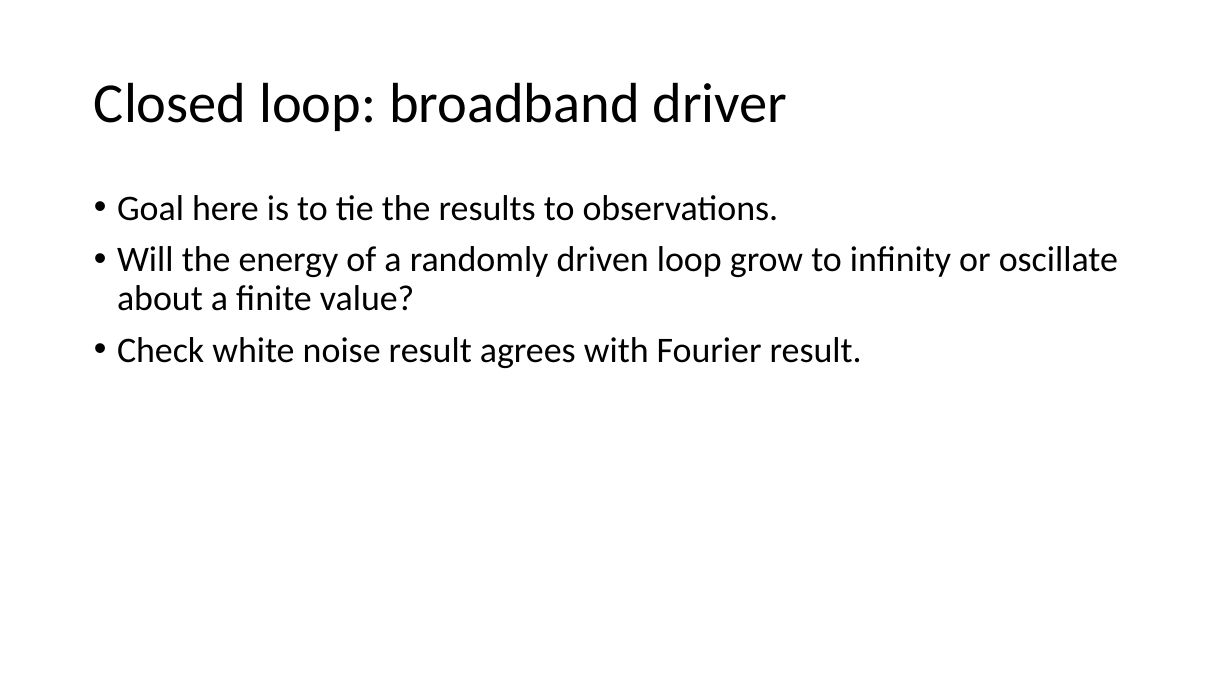
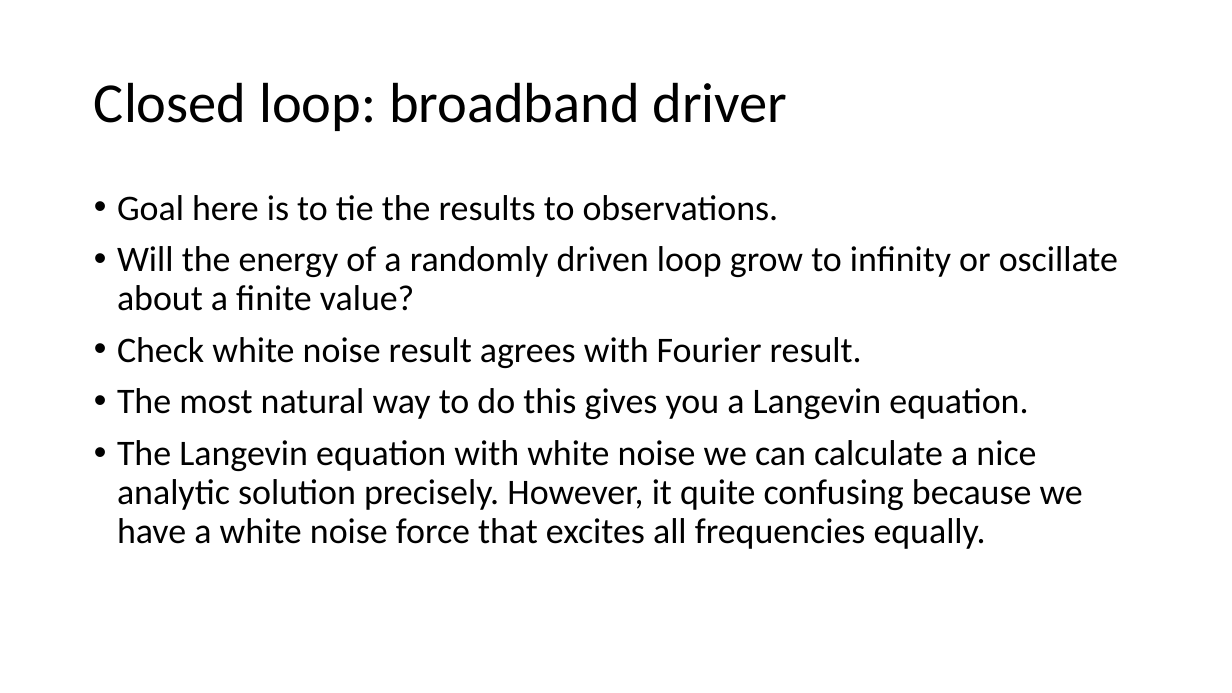
Before and after one commit to aleksyprok/apkp_thesis, a slide deck: slide 10 of Presentation/thesis_overview.pptx (slide 8 before the commit). Drawn at 1232x693 pixels with LibreOffice and Linux fonts; fonts in the diff are those of the drawing. Boxes give left, top, right and bottom in pixels: in the first picture for what was removed or moved away, otherwise in the second. Text is boxed around its words. In the diff, an @@ line names an element or a change of style, - is before the commit and + after.

```diff
--- a/Presentation/thesis_overview.pptx
+++ b/Presentation/thesis_overview.pptx
@@ text at [117,388,1083,549]: paragraphs added @@
+• The most natural way to do this gives you a Langevin equation.
+• The Langevin equation with white noise we can calculate a nice analytic solution precisely. However, it quite confusing because we have a white noise force that excites all frequencies equally.
```
Also in this commit, not shown: 7 slides added.
